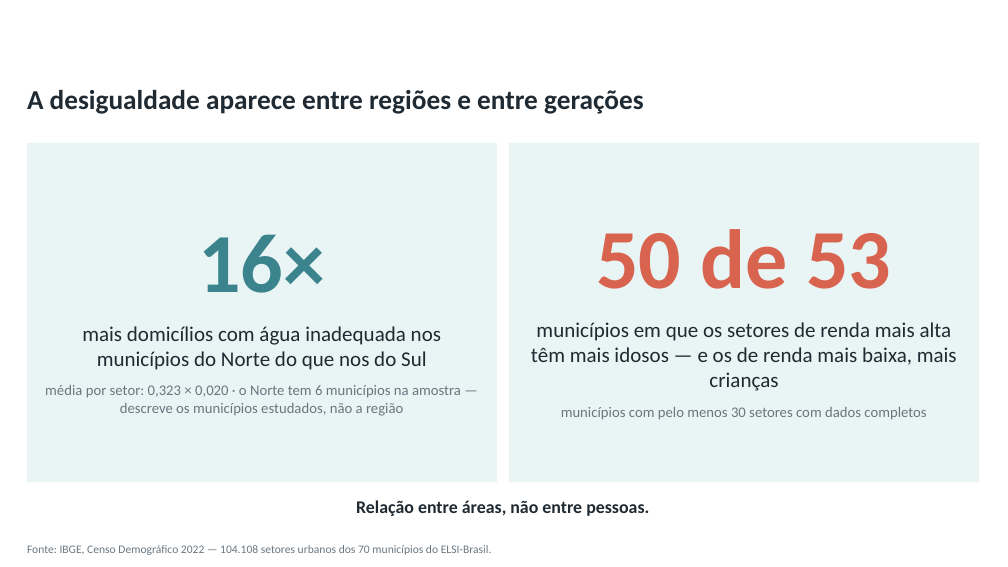
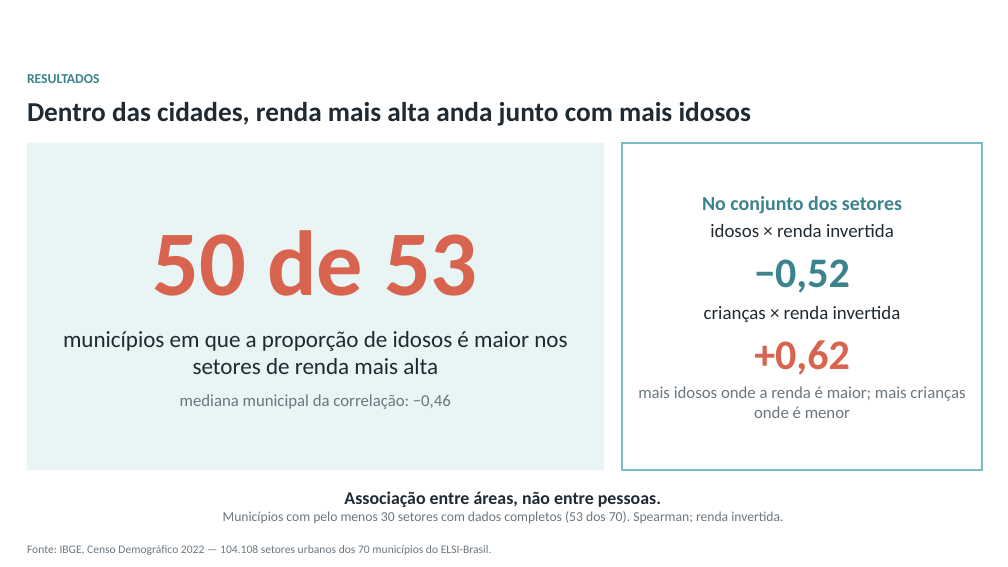
Before and after one commit to pedrinndias/Projeto_IVS_Censo, a slide deck: slide 9 of relatorio_parcial_raic/Apresentacao_Oral_RAIC_2026_Pedro.pptx. Drawn at 1008x567 pixels with LibreOffice and Linux fonts; fonts in the diff are those of the drawing; background and template pictures are left out. Boxes give left, top, right and bottom in pixels: in the first picture for what was removed or moved away, otherwise in the second. Text is boxed around its words. In the diff, an @@ line names an element or a change of style, - is before the commit and + after.

Commit message:
feat(raic): apresentação oral v3 — precisão, edital e falas revisadas
Depois de recalcular os números a partir dos dados brutos do IBGE e de uma
segunda rodada do conselho de revisão:

- Precisão: "nenhum domicílio foi registrado" (zeros incluem sigilo);
  a caçamba é classificada pelo projeto, não pelo Censo; o 16× do Norte
  passa para a reserva R4 como média de proporções; "variáveis do IVS 2012
  disponíveis no Censo 2022, adaptadas"; setor extremo retirado da análise
  descritiva (55,7× a mediana).
- Edital: etiquetas Metodologia, Resultados e Conclusões; slide 10 vira
  "Conclusões e próximos passos", com três conclusões.
- Didática: definição de vulnerabilidade e "para quê" no slide 2; "a etapa
  que vem antes do índice" no slide 3; 3,64% → 3,14% no slide 7; régua da
  correlação no 8; slide 9 só com o "50 de 53", como associação.
- Falas reescritas para serem ditas, sem ponto e vírgula nem números
  longos; cerca de 8 min.
- Nova saída _ENVIO.pptx, sem as notas do apresentador.
- Roteiro v1 guardado em historico/.

```diff
--- a/relatorio_parcial_raic/Apresentacao_Oral_RAIC_2026_Pedro.pptx
+++ b/relatorio_parcial_raic/Apresentacao_Oral_RAIC_2026_Pedro.pptx
@@ text added at (27,74,99,83), 13 pt, text #3B848E, bold @@
+RESULTADOS
@@ text removed at (27,90,644,114) @@
-A desigualdade aparece entre regiões e entre gerações
@@ text added at (27,102,751,126), 26 pt, text #1F2A33, bold @@
+Dentro das cidades, renda mais alta anda junto com mais idosos
@@ rectangle removed at (26,143,497,482) @@
-16×
-mais domicílios com água inadequada nos municípios do Norte do que nos do Sul
-média por setor: 0,323 × 0,020 · o Norte tem 6 municípios na amostra — descreve os municípios estudados, não a região
@@ rectangle added at (26,143,604,470), fill #E9F4F4, 22 pt, text #1F2A33 @@
+50 de 53
+municípios em que a proporção de idosos é maior nos setores de renda mais alta
+mediana municipal da correlação: −0,46
@@ rectangle removed at (509,143,979,482) @@
-50 de 53
-municípios em que os setores de renda mais alta têm mais idosos — e os de renda mais baixa, mais crianças
-municípios com pelo menos 30 setores com dados completos
@@ rectangle added at (622,143,982,470), outline #79BCC4 1.5 pt, 16 pt, text #6B7780 @@
+No conjunto dos setores
+idosos × renda invertida
+−0,52
+crianças × renda invertida
++0,62
+mais idosos onde a renda é maior; mais crianças onde é menor
@@ text at (223,491,783,523): text changed; size 17 to 13 pt; text colour #1F2A33 to #6B7780; bold off @@
-Relação entre áreas, não entre pessoas.
+Associação entre áreas, não entre pessoas.
+Municípios com pelo menos 30 setores com dados completos (53 dos 70). Spearman; renda invertida.
```
Also in this commit, not shown: 8 other slides changed, 5 other files.
